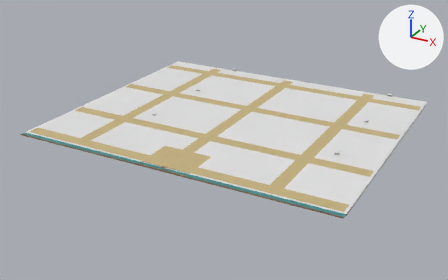
An edit to the glTF model maps/nakhon-wilds.glb, drawn before and after from the same camera.
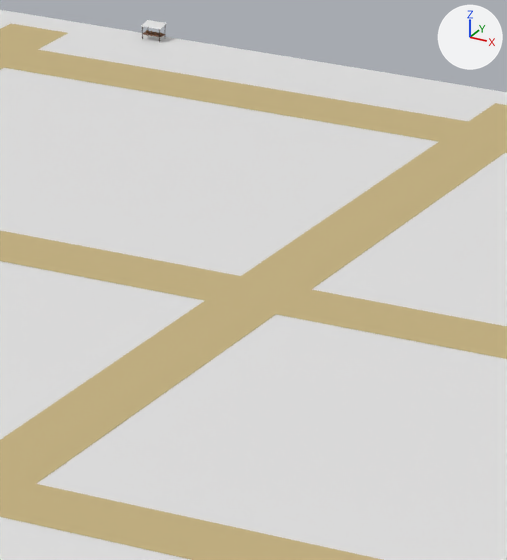
The first picture shows the older version from a camera (50 mm lens) standing at (201.0, -293.0, 172.0) and looking at (-5.0, 81.0, -16.0). The close-ups show the older and then the newer version on the part from 47% to 64% of the width and 23% to 53% of the height of that picture. Only the edits that show in the close-ups are written down. The lights are fixed; the arrows at upper right show +X, +Y and +Z.

The scene before the commit, as lines of its bpy script (objects in view):
```python
me_expanded_ground_meadow_011 = bpy.data.meshes.new('Expanded ground meadow.011')
me_expanded_ground_meadow_011.from_pydata(...)  # 8 vertices, 12 faces; spans x -118.0..118.0, y -6.0..194.0, z 0.0
me_expanded_ground_meadow_011.materials.append(mat_meadow)  # white #e7e7e7
me_regional_avenues_sand_011 = bpy.data.meshes.new('Regional avenues sand.011')
me_regional_avenues_sand_011.from_pydata(...)  # 56 vertices, 84 faces; spans x -116.0..116.0, y -4.0..189.0, z 0.0
me_regional_avenues_sand_011.materials.append(mat_sand)  # beige #c6b381
ob_expanded_ground___meadow = bpy.data.objects.new('Expanded ground · meadow', me_expanded_ground_meadow_011)
ob_expanded_ground___meadow.location = (0.0, 0.0, 0.0)
ob_regional_avenues___sand = bpy.data.objects.new('Regional avenues · sand', me_regional_avenues_sand_011)
ob_regional_avenues___sand.location = (0.0, 0.0, 0.0)
```
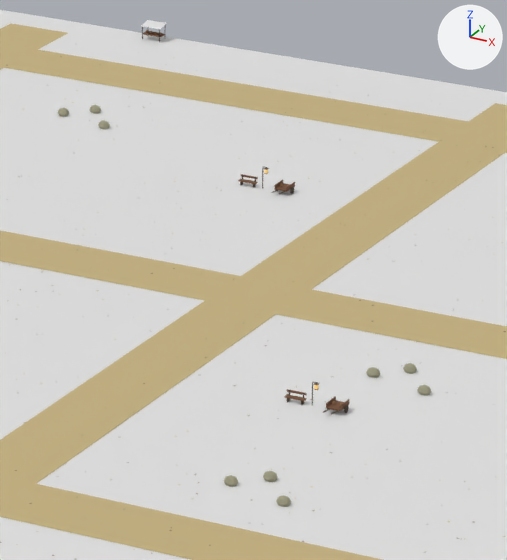
Changed parts and their boxes [x1, y1, x2, y2] in the close-ups (507 x 560 px):
'Forest boulders · stone', added
    after: [58, 105, 431, 507]
'Market handcarts · wood', added
    after: [274, 180, 349, 411]
'District benches · wood', added
    after: [238, 174, 307, 401]
'Market handcarts · wood_dark', added
    after: [271, 187, 349, 415]
'Village lanterns · wood_dark', added
    after: [262, 167, 319, 406]
'District benches · wood_dark', added
    after: [240, 174, 304, 405]

Patch to the scene script:
```diff
--- a/maps/nakhon-wilds.glb.py
+++ b/maps/nakhon-wilds.glb.py
@@ me_village_lanterns_wood_dark_011 @@
+me_village_lanterns_wood_dark_011.from_pydata(...)  # 120 vertices, 192 faces; spans x -16.1..20.7, y 34.8..145.2, z 0.1..2.8
+me_village_lanterns_wood_dark_011.materials.append(mat_wood_dark)  # brown #473b2d
@@ me_market_handcarts_wood_dark_011 @@
+me_market_handcarts_wood_dark_011.from_pydata(...)  # 336 vertices, 600 faces; spans x -14.1..24.1, y 32.5..145.4, z 0.0..1.1
+me_market_handcarts_wood_dark_011.materials.append(mat_wood_dark)  # brown #473b2d
@@ me_market_handcarts_wood_011 @@
+me_market_handcarts_wood_011.from_pydata(...)  # 72 vertices, 108 faces; spans x -13.8..23.8, y 33.9..146.1, z 0.6..1.2
+me_market_handcarts_wood_011.materials.append(mat_wood)  # brown #765139
@@ me_forest_boulders_stone_005 @@
+me_forest_boulders_stone_005.from_pydata(...)  # 1044 vertices, 1944 faces; spans x -96.0..99.0, y 59.0..162.0, z 0.0..1.0
+me_forest_boulders_stone_005.materials.append(mat_stone)  # yellow #9b997f
@@ me_district_benches_wood_dark_011 @@
+me_district_benches_wood_dark_011.from_pydata(...)  # 96 vertices, 144 faces; spans x -18.9..18.9, y 34.8..145.3, z 0.0..1.2
+me_district_benches_wood_dark_011.materials.append(mat_wood_dark)  # brown #473b2d
@@ me_district_benches_wood_011 @@
+me_district_benches_wood_011.from_pydata(...)  # 48 vertices, 72 faces; spans x -19.2..19.2, y 34.7..145.3, z 0.5..1.2
+me_district_benches_wood_011.materials.append(mat_wood)  # brown #765139
@@ ob_village_lanterns___wood_dark @@
+ob_village_lanterns___wood_dark = bpy.data.objects.new('Village lanterns · wood_dark', me_village_lanterns_wood_dark_011)
+ob_village_lanterns___wood_dark.location = (0.0, 0.0, 0.0)
@@ ob_market_handcarts___wood_dark @@
+ob_market_handcarts___wood_dark = bpy.data.objects.new('Market handcarts · wood_dark', me_market_handcarts_wood_dark_011)
+ob_market_handcarts___wood_dark.location = (0.0, 0.0, 0.0)
@@ ob_market_handcarts___wood @@
+ob_market_handcarts___wood = bpy.data.objects.new('Market handcarts · wood', me_market_handcarts_wood_011)
+ob_market_handcarts___wood.location = (0.0, 0.0, 0.0)
@@ ob_forest_boulders___stone @@
+ob_forest_boulders___stone = bpy.data.objects.new('Forest boulders · stone', me_forest_boulders_stone_005)
+ob_forest_boulders___stone.location = (0.0, 0.0, 0.0)
@@ ob_district_benches___wood_dark @@
+ob_district_benches___wood_dark = bpy.data.objects.new('District benches · wood_dark', me_district_benches_wood_dark_011)
+ob_district_benches___wood_dark.location = (0.0, 0.0, 0.0)
@@ ob_district_benches___wood @@
+ob_district_benches___wood = bpy.data.objects.new('District benches · wood', me_district_benches_wood_011)
+ob_district_benches___wood.location = (0.0, 0.0, 0.0)
```
